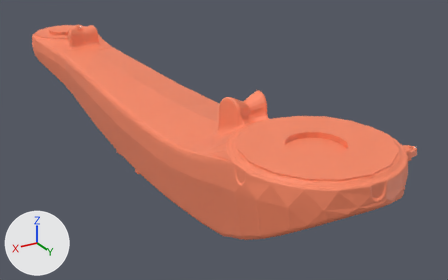
Two versions of the OBJ model docs/public/sim/models/kuka_vcmx/KR_50_R2500/A2.obj, one commit apart.
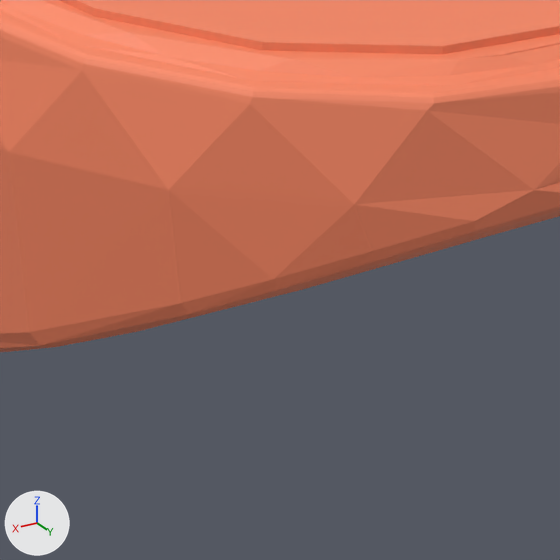
Old and new are each drawn whole from a 50 mm camera at (0.585, 0.694, 0.285) aimed at (-0.137, -0.51, -0.317) and again close up on the part from 57% to 81% of the width and 61% to 100% of the height. Lighting does not change. The marker at lower left points along +X, +Y and +Z. The last two pictures show the newer version. Where no turn or scale is listed for an object, it has been applied to the vertices. Vertices at exactly the same position are counted once.

Objects in the first close-up: 'A2'.
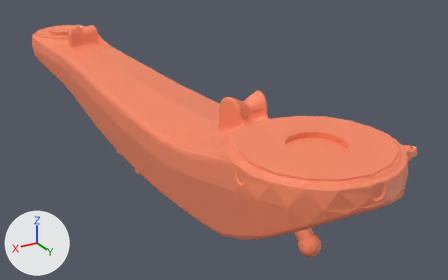
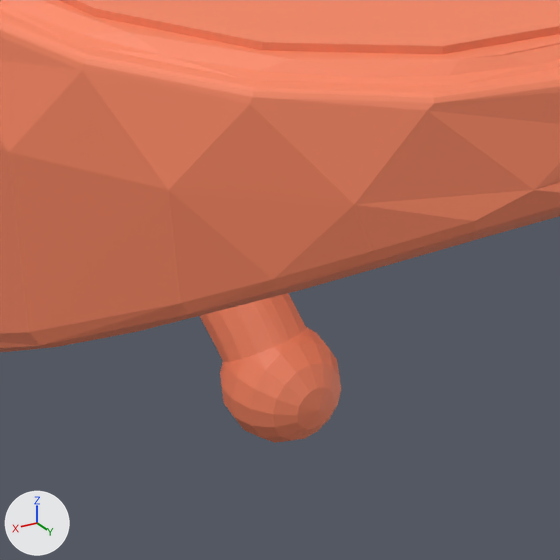
The change, as a diff of the scene's bpy script:
```diff
--- a/docs/public/sim/models/kuka_vcmx/KR_50_R2500/A2.obj.py
+++ b/docs/public/sim/models/kuka_vcmx/KR_50_R2500/A2.obj.py
@@ me_a2 @@
 # used by ob_a2; location = (0.0, 0.0, 0.0)
-me_a2.from_pydata(...)  # 10041 vertices, 17773 faces; spans x -0.18..0.14, y -1.4..0.14, z -0.37..-0.08
+me_a2.from_pydata(...)  # 10637 vertices, 18785 faces; spans x -0.18..0.14, y -1.4..0.14, z -0.37..-0.08
+# me_a2 part 1: 330 vertices added at x -0.02..0.02, y -0.14..0.02, z -0.31..-0.2
+# other edits to the shape of me_a2 do not show in these pictures
 me_a2.materials.append(mat_mat_0)
```

Changed parts and their boxes [x1, y1, x2, y2] in the close-ups (560 x 560 px):
'A2', reshaped
    before: [0, 0, 560, 352]
    after: [0, 0, 560, 443]
part 1 of me_a2, added (orange)
    after: [200, 293, 341, 443]
